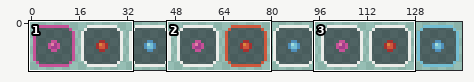
Two states of a sprite sheet, assets/sprites/UI/Hotbar/Hotbar-Three.png. Above: a wide view before the commit, with the close-up outlined.
Close-up. As it was:
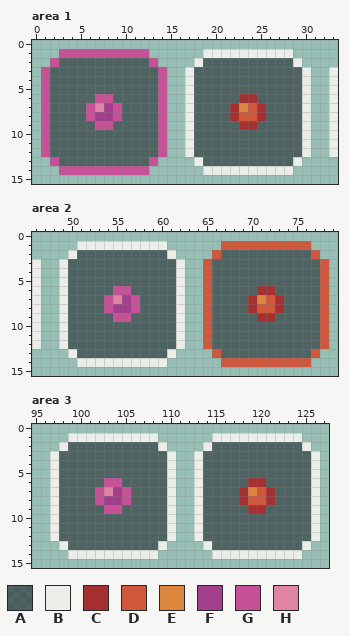
The file is 144x16 pixels. Shown: area 1: x 0..33, y 0..15; area 2: x 46..79, y 0..15; area 3: x 95..127, y 0..15.
Palette (. is transparent): A #090a1481  B #ebede9  C #a53030  D #cf573c  E #da863e  F #a23e8c  G #c65197  H #df84a5
Pixels before, area 1, first column x 1:
 1 ..GGGGGGGGGG......BBBBBBBBBB.....
 2 .GAAAAAAAAAAG....BAAAAAAAAAAB....
 3 GAAAAAAAAAAAAG..BAAAAAAAAAAAAB..B
 4 GAAAAAAAAAAAAG..BAAAAAAAAAAAAB..B
 5 GAAAAAAAAAAAAG..BAAAAAAAAAAAAB..B
 6 GAAAAAGGAAAAAG..BAAAAACCAAAAAB..B
 7 GAAAAGHFGAAAAG..BAAAACEDCAAAAB..B
 8 GAAAAGFFGAAAAG..BAAAACDDCAAAAB..B
 9 GAAAAAGGAAAAAG..BAAAAACCAAAAAB..B
10 GAAAAAAAAAAAAG..BAAAAAAAAAAAAB..B
11 GAAAAAAAAAAAAG..BAAAAAAAAAAAAB..B
12 GAAAAAAAAAAAAG..BAAAAAAAAAAAAB..B
13 .GAAAAAAAAAAG....BAAAAAAAAAAB....
14 ..GGGGGGGGGG......BBBBBBBBBB.....
Pixels before, area 2, first column x 46:
 1 .....BBBBBBBBBB......DDDDDDDDDD..
 2 ....BAAAAAAAAAAB....DAAAAAAAAAAD.
 3 B..BAAAAAAAAAAAAB..DAAAAAAAAAAAAD
 4 B..BAAAAAAAAAAAAB..DAAAAAAAAAAAAD
 5 B..BAAAAAAAAAAAAB..DAAAAAAAAAAAAD
 6 B..BAAAAAGGAAAAAB..DAAAAACCAAAAAD
 7 B..BAAAAGHFGAAAAB..DAAAACEDCAAAAD
 8 B..BAAAAGFFGAAAAB..DAAAACDDCAAAAD
 9 B..BAAAAAGGAAAAAB..DAAAAACCAAAAAD
10 B..BAAAAAAAAAAAAB..DAAAAAAAAAAAAD
11 B..BAAAAAAAAAAAAB..DAAAAAAAAAAAAD
12 B..BAAAAAAAAAAAAB..DAAAAAAAAAAAAD
13 ....BAAAAAAAAAAB....DAAAAAAAAAAD.
14 .....BBBBBBBBBB......DDDDDDDDDD..
Pixels before, area 3, first column x 97:
 1 ..BBBBBBBBBB......BBBBBBBBBB..
 2 .BAAAAAAAAAAB....BAAAAAAAAAAB.
 3 BAAAAAAAAAAAAB..BAAAAAAAAAAAAB
 4 BAAAAAAAAAAAAB..BAAAAAAAAAAAAB
 5 BAAAAAAAAAAAAB..BAAAAAAAAAAAAB
 6 BAAAAAGGAAAAAB..BAAAAACCAAAAAB
 7 BAAAAGHFGAAAAB..BAAAACEDCAAAAB
 8 BAAAAGFFGAAAAB..BAAAACDDCAAAAB
 9 BAAAAAGGAAAAAB..BAAAAACCAAAAAB
10 BAAAAAAAAAAAAB..BAAAAAAAAAAAAB
11 BAAAAAAAAAAAAB..BAAAAAAAAAAAAB
12 BAAAAAAAAAAAAB..BAAAAAAAAAAAAB
13 .BAAAAAAAAAAB....BAAAAAAAAAAB.
14 ..BBBBBBBBBB......BBBBBBBBBB..
The same view after the edit:
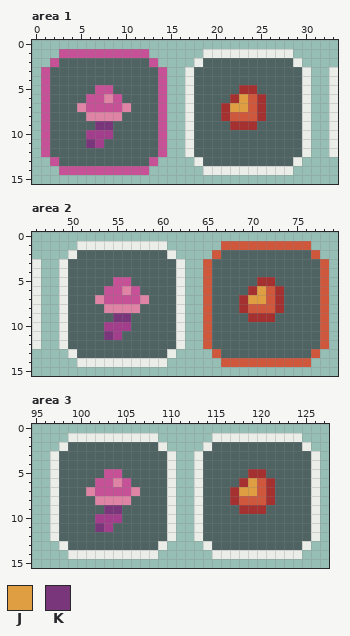
Colours new in this view: J #de9e41  K #7a367b
What changed:
{"where": "area 1"}
{"y":5,"x":7,"old":"AA","new":"GG"}
{"y":5,"x":23,"old":"AA","new":"CC"}
{"y":6,"x":6,"old":"A","new":"G"}
{"y":6,"x":8,"old":"GA","new":"HG"}
{"y":6,"x":22,"old":"ACCA","new":"CJDC"}
{"y":7,"x":5,"old":"A","new":"H"}
{"y":7,"x":7,"old":"HF","new":"GG"}
{"y":7,"x":10,"old":"A","new":"H"}
{"y":7,"x":21,"old":"ACE","new":"CJJ"}
{"y":8,"x":6,"old":"GFFG","new":"HHHH"}
{"y":8,"x":21,"old":"AC","new":"CD"}
{"y":9,"x":7,"old":"GG","new":"KK"}
{"y":9,"x":22,"old":"A","new":"C"}
{"y":10,"x":6,"old":"AAA","new":"FFF"}
{"y":11,"x":6,"old":"AA","new":"KF"}
{"where": "area 2"}
{"y":5,"x":55,"old":"AA","new":"GG"}
{"y":5,"x":71,"old":"AA","new":"CC"}
{"y":6,"x":54,"old":"A","new":"G"}
{"y":6,"x":56,"old":"GA","new":"HG"}
{"y":6,"x":70,"old":"ACCA","new":"CJDC"}
{"y":7,"x":53,"old":"A","new":"H"}
{"y":7,"x":55,"old":"HF","new":"GG"}
{"y":7,"x":58,"old":"A","new":"H"}
{"y":7,"x":69,"old":"ACE","new":"CJJ"}
{"y":8,"x":54,"old":"GFFG","new":"HHHH"}
{"y":8,"x":69,"old":"AC","new":"CD"}
{"y":9,"x":55,"old":"GG","new":"KK"}
{"y":9,"x":70,"old":"A","new":"C"}
{"y":10,"x":54,"old":"AAA","new":"FFF"}
{"y":11,"x":54,"old":"AA","new":"KF"}
{"where": "area 3"}
{"y":5,"x":103,"old":"AA","new":"GG"}
{"y":5,"x":119,"old":"AA","new":"CC"}
{"y":6,"x":102,"old":"A","new":"G"}
{"y":6,"x":104,"old":"GA","new":"HG"}
{"y":6,"x":118,"old":"ACCA","new":"CJDC"}
{"y":7,"x":101,"old":"A","new":"H"}
{"y":7,"x":103,"old":"HF","new":"GG"}
{"y":7,"x":106,"old":"A","new":"H"}
{"y":7,"x":117,"old":"ACE","new":"CJJ"}
{"y":8,"x":102,"old":"GFFG","new":"HHHH"}
{"y":8,"x":117,"old":"AC","new":"CD"}
{"y":9,"x":103,"old":"GG","new":"KK"}
{"y":9,"x":118,"old":"A","new":"C"}
{"y":10,"x":102,"old":"AAA","new":"FFF"}
{"y":11,"x":102,"old":"AA","new":"KF"}
